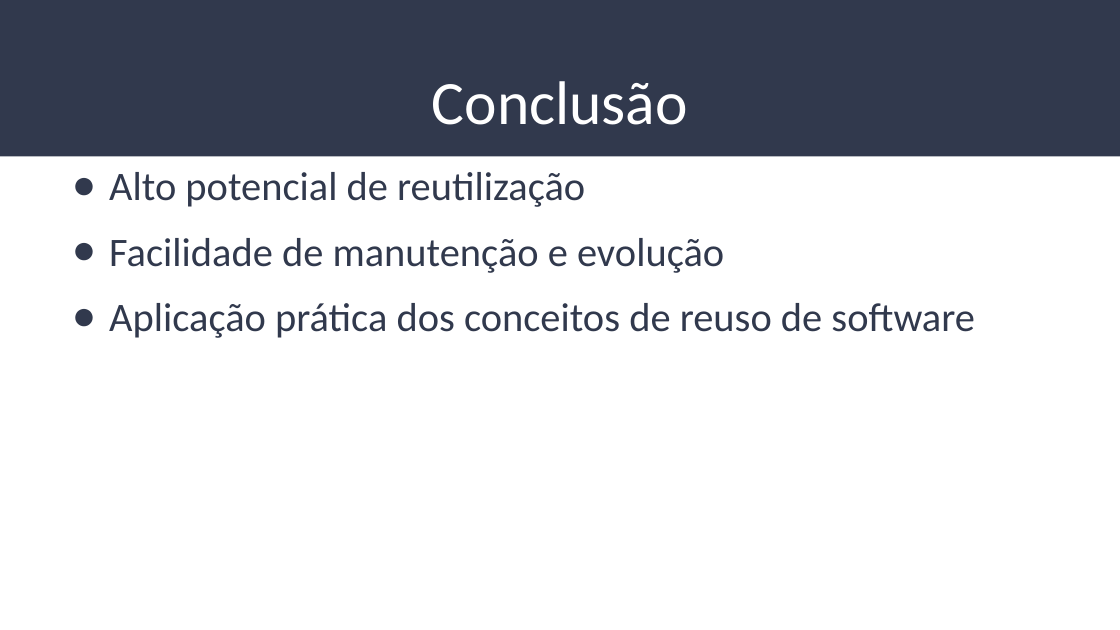
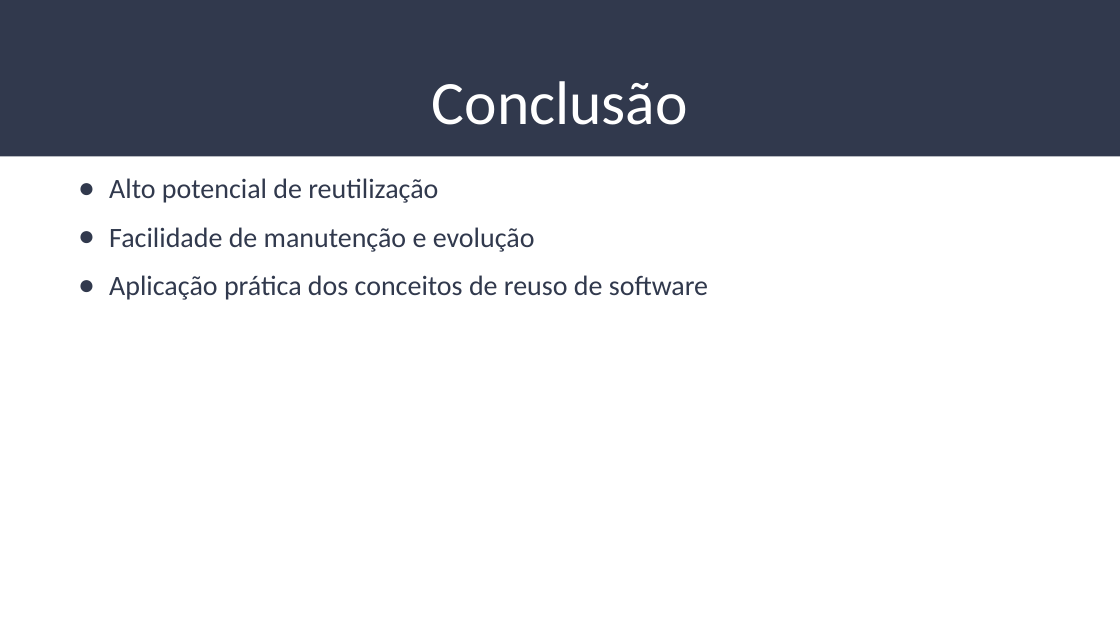
Before and after one commit to viktorsoares/Freight, a slide deck: slide 17 of Trabalho 2 – Microserviço de Cálculo de Frete.pptx. Drawn at 1120x630 pixels with LibreOffice and Linux fonts; fonts in the diff are those of the drawing. Boxes give left, top, right and bottom in pixels: in the first picture for what was removed or moved away, otherwise in the second. Text is boxed around its words. In the diff, an @@ line names an element or a change of style, - is before the commit and + after.

```diff
--- a/Trabalho 2 – Microserviço de Cálculo de Frete.pptx
+++ b/Trabalho 2 – Microserviço de Cálculo de Frete.pptx
@@ text "Alto potencial de reutilização" at (x1=109, y1=178, x2=708, y2=300): size 26 to 18 pt; indent changed @@
```
Also in this commit, not shown: 5 other slides changed.
